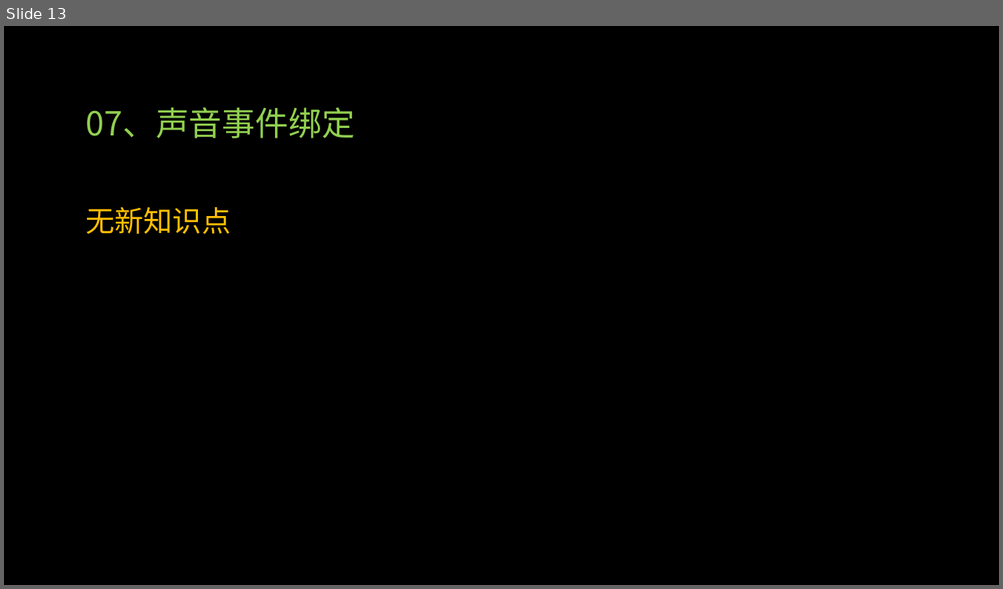
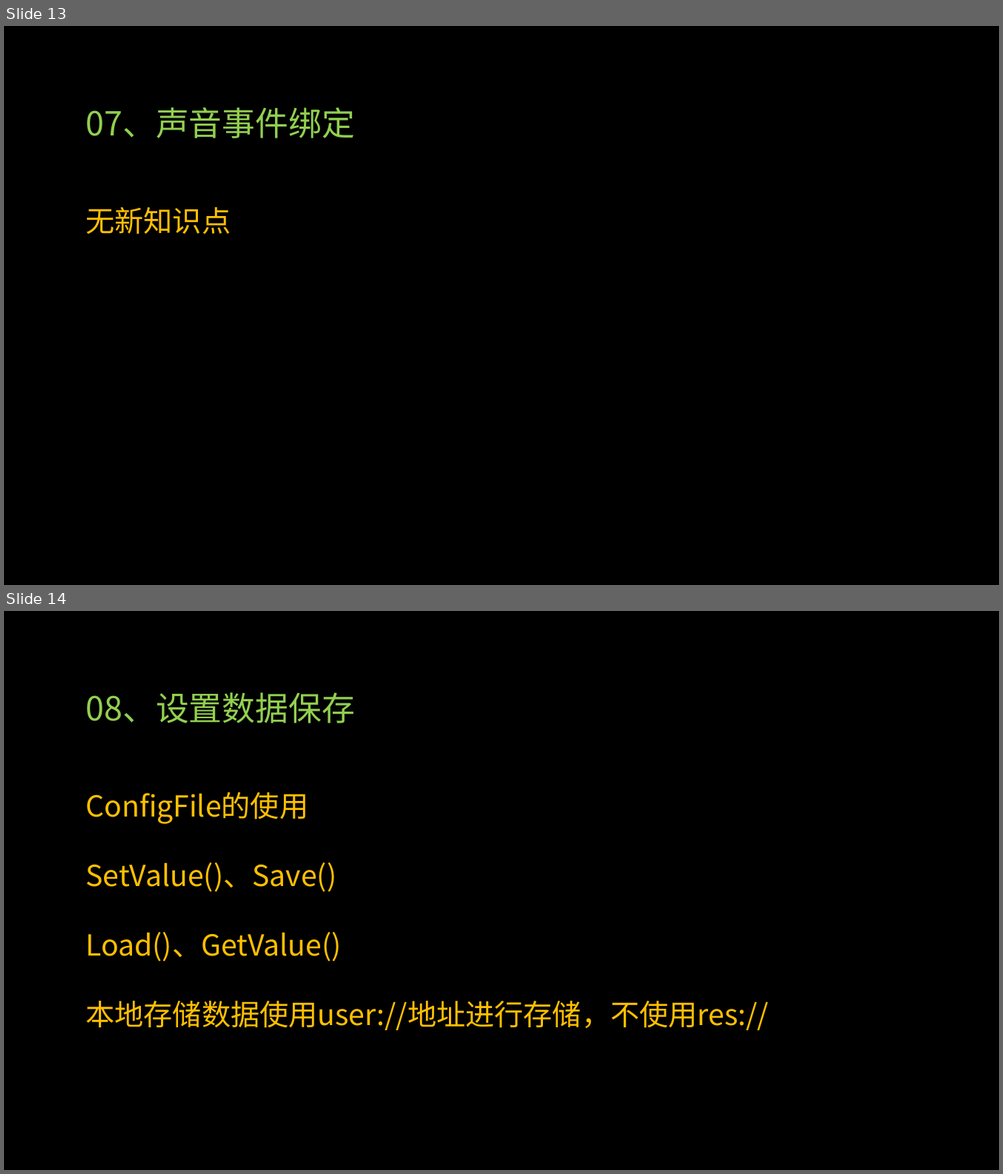
Before and after one commit to PGYangel/GodotStudy, a slide deck: Lesson1/Godot入门实践蛙里奥教程内容.pptx. Shown one above the other, each under a label of ours: slide 13 before the commit, slides 13 and 14 after it. The pictures are 1003x589 and 1003x1174 pixels, drawn with LibreOffice and Linux fonts; fonts in the diff are those of the drawing; background and template pictures are left out. Boxes give left, top, right and bottom in pixels: in the first picture for what was removed or moved away, otherwise in the second. Text is boxed around its words. In the diff, an @@ line names an element or a change of style, - is before the commit and + after.

Commit message:
08设置数据保存

```diff
--- a/Lesson1/Godot入门实践蛙里奥教程内容.pptx
+++ b/Lesson1/Godot入门实践蛙里奥教程内容.pptx
@@ slide 14 added at (4,611,999,1170), background picture (left out) @@
@@ text added at (85,692,354,723), 32 pt, text #92D050 @@
+08、设置数据保存
@@ text added at (85,792,768,1031), 28 pt, text #FFC000 @@
+ConfigFile的使用
+SetValue()、Save()
+Load()、GetValue()
+本地存储数据使用user://地址进行存储，不使用res://
```
Also in this commit, not shown: 3 other files.
